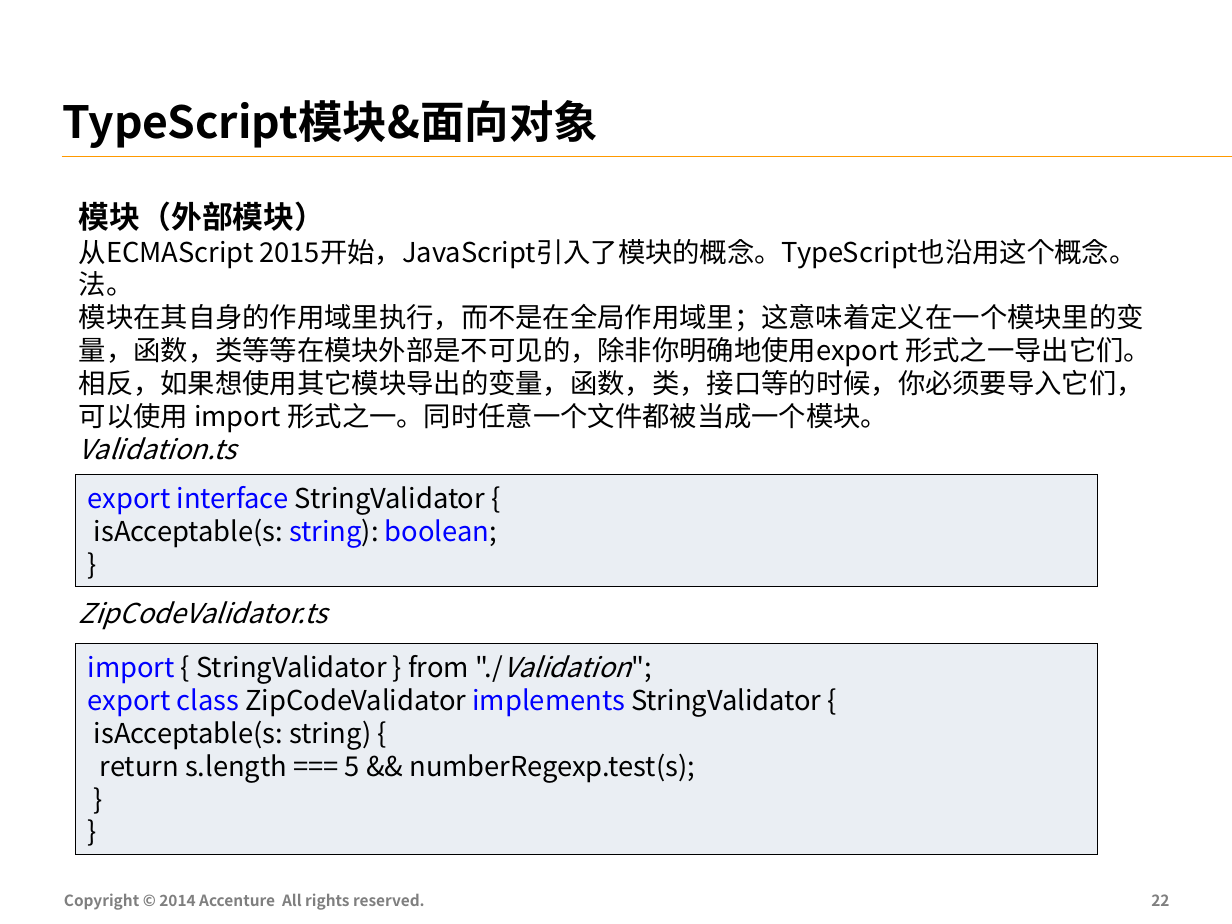
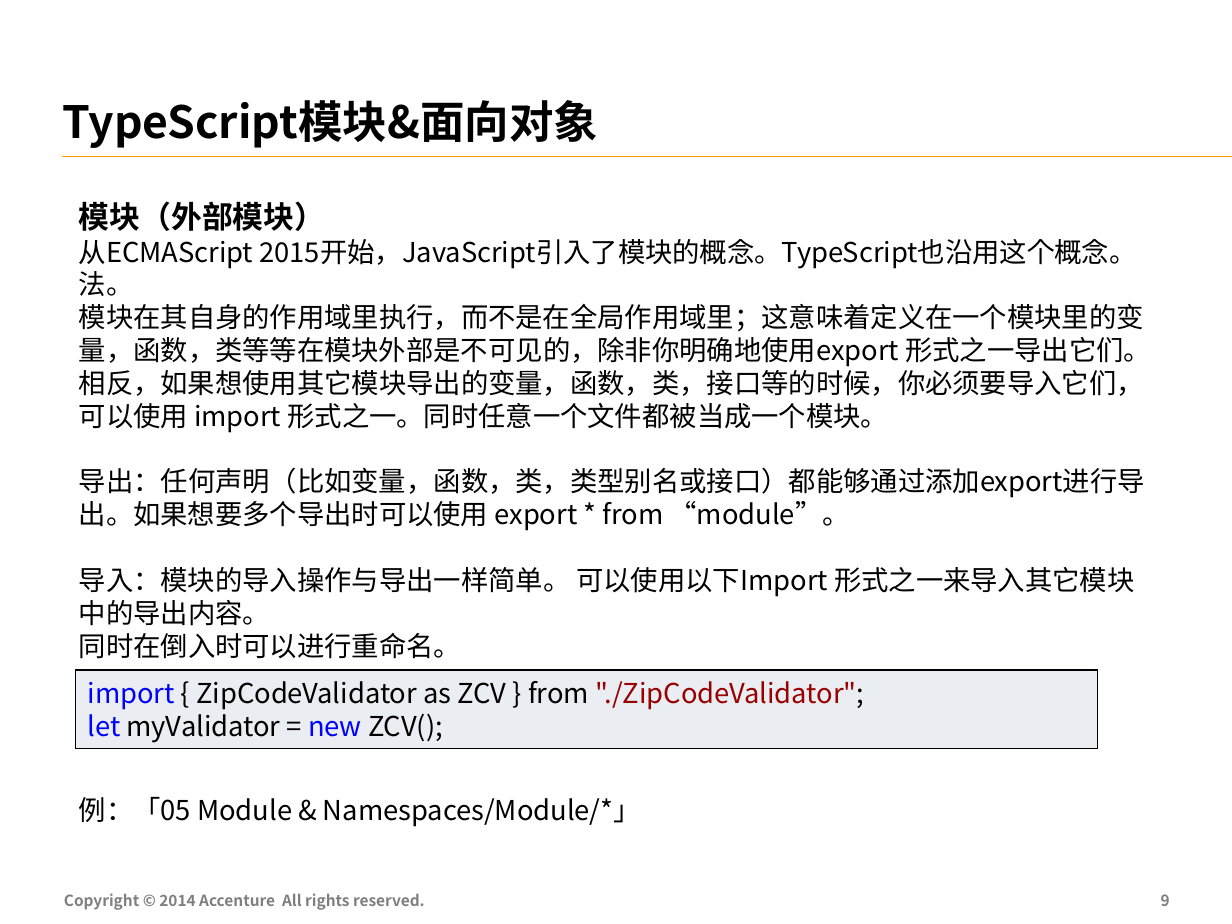
Before and after one commit to FS-Angular-Interest-Group/AngularTraining, a slide deck: slide 10 of PPT/02-Accenture-FS-Angular-TypeScript.pptx (slide 23 before the commit). Drawn at 1232x924 pixels with LibreOffice and Linux fonts; fonts in the diff are those of the drawing. Boxes give left, top, right and bottom in pixels: in the first picture for what was removed or moved away, otherwise in the second. Text is boxed around its words. In the diff, an @@ line names an element or a change of style, - is before the commit and + after.

```diff
--- a/PPT/02-Accenture-FS-Angular-TypeScript.pptx
+++ b/PPT/02-Accenture-FS-Angular-TypeScript.pptx
@@ rectangle removed at bbox=[75, 474, 1098, 586] @@
-export interface StringValidator {
-isAcceptable(s: string): boolean;
-}
@@ text at bbox=[79, 467, 1145, 827]: text changed; italic off @@
-Validation.ts
-ZipCodeValidator.ts
+导出：任何声明（比如变量，函数，类，类型别名或接口）都能够通过添加export进行导出。如果想要多个导出时可以使用 export * from “module”。
+导入：模块的导入操作与导出一样简单。 可以使用以下Import 形式之一来导入其它模块中的导出内容。
+同时在倒入时可以进行重命名。
+例：「05 Module & Namespaces/Module/*」
@@ rectangle removed at bbox=[75, 643, 1098, 855] @@
-import { StringValidator } from "./Validation";
-export class ZipCodeValidator implements StringValidator {
-isAcceptable(s: string) {
-return s.length === 5 && numberRegexp.test(s);
-}
-}
@@ rectangle added at bbox=[75, 670, 1098, 749], fill #EAEEF3, outline #000000 0.75 pt, 16 pt, text #000000 @@
+import { ZipCodeValidator as ZCV } from "./ZipCodeValidator";
+let myValidator = new ZCV();
@@ page number at bbox=[1161, 894, 1170, 906]: text changed @@
-22
+9
```
Also in this commit, not shown: 9 other slides changed, 2 slides added, 15 slides removed, 20 other files.
